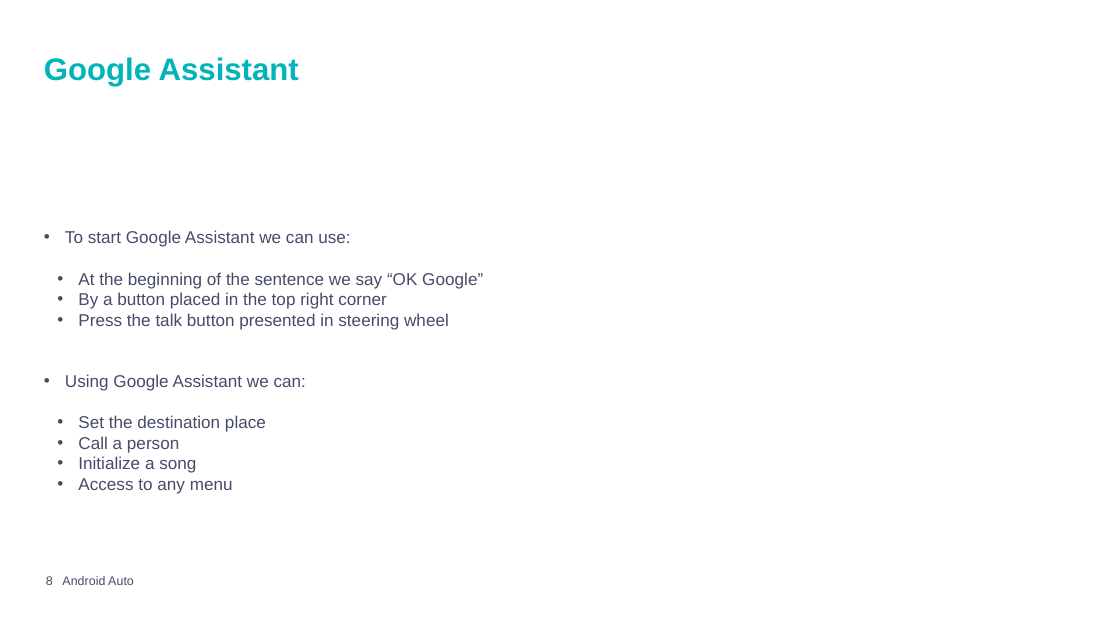
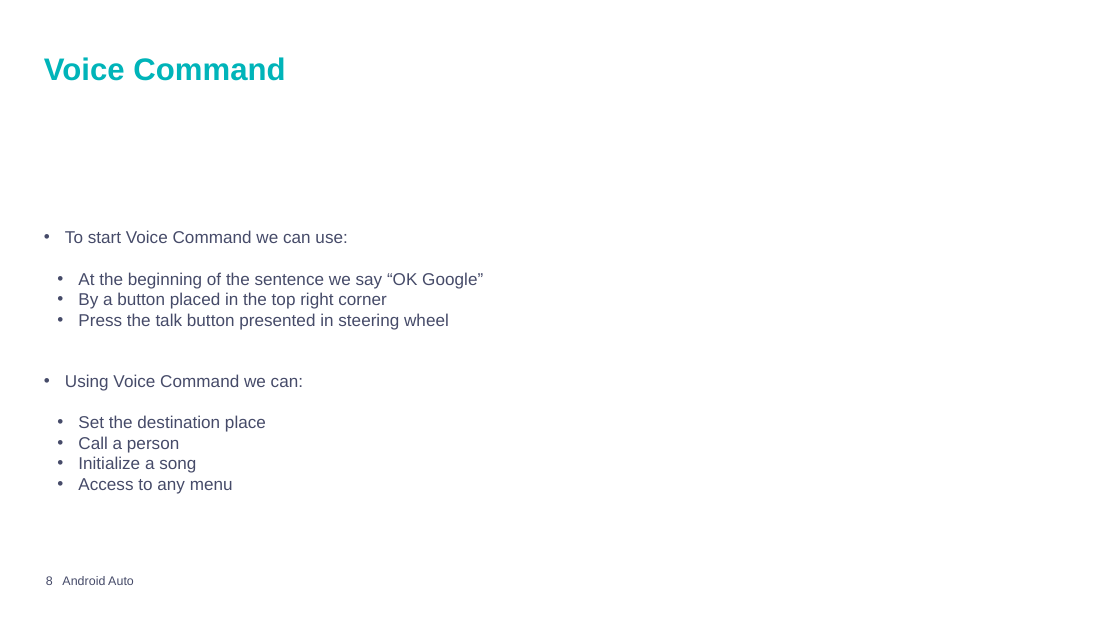
Before and after one commit to mpiresgro/AndroidAutoInfo, a slide deck: slide 8 of PowerPoint Final/Presentation_Joao_Mauro.pptx. Drawn at 1120x630 pixels with LibreOffice and Linux fonts; fonts in the diff are those of the drawing; background and template pictures are left out. Boxes give left, top, right and bottom in pixels: in the first picture for what was removed or moved away, otherwise in the second. Text is boxed around its words. In the diff, an @@ line names an element or a change of style, - is before the commit and + after.

```diff
--- a/PowerPoint Final/Presentation_Joao_Mauro.pptx
+++ b/PowerPoint Final/Presentation_Joao_Mauro.pptx
@@ title at bbox=[44, 57, 285, 81]: text changed @@
-Google Assistant
+Voice Command
@@ text at bbox=[65, 230, 347, 243]: text changed @@
-• To start Google Assistant we can use:
+• To start Voice Command we can use:
@@ text at bbox=[65, 374, 303, 391]: text changed @@
-• Using Google Assistant we can:
+• Using Voice Command we can:
```
Also in this commit, not shown: 5 other slides changed.
